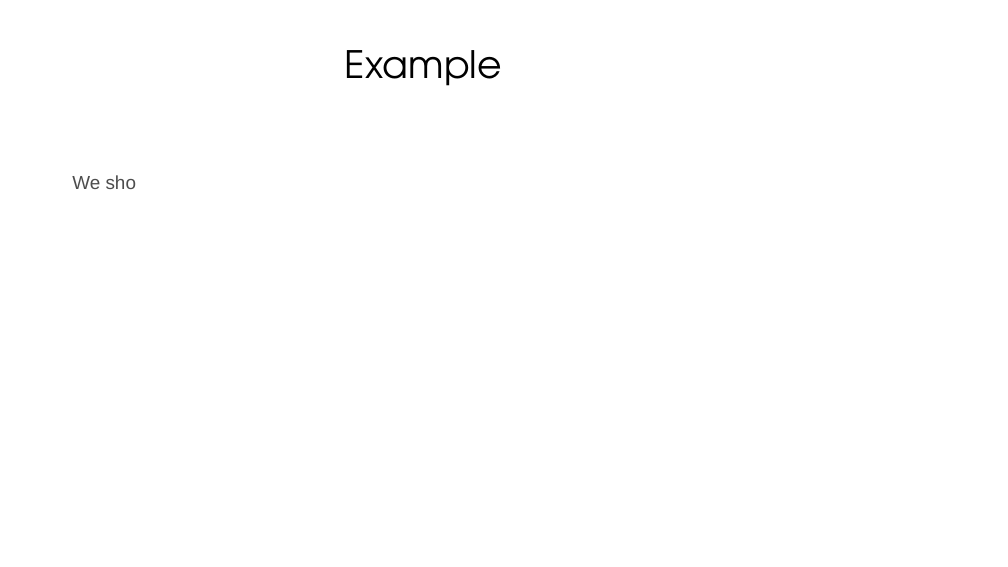
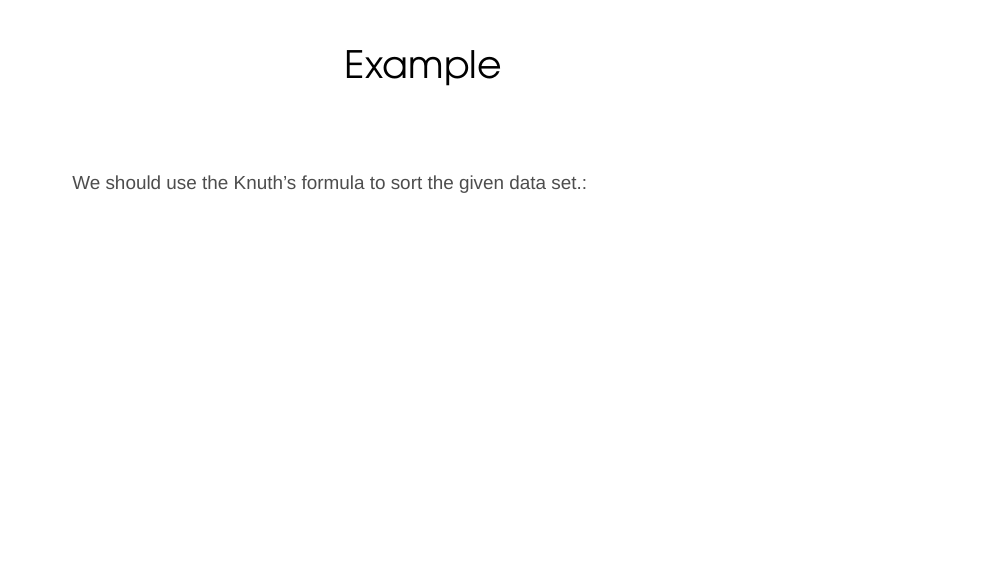
Before and after one commit to praash47/dsa, a slide deck: slide 5 of double_hash_and_shell_sort.pptx. Drawn at 1008x567 pixels with LibreOffice and Linux fonts; fonts in the diff are those of the drawing; background and template pictures are left out. Boxes give left, top, right and bottom in pixels: in the first picture for what was removed or moved away, otherwise in the second. Text is boxed around its words. In the diff, an @@ line names an element or a change of style, - is before the commit and + after.

```diff
--- a/double_hash_and_shell_sort.pptx
+++ b/double_hash_and_shell_sort.pptx
@@ text at box(72, 175, 587, 193): text changed @@
-We sho
+We should use the Knuth’s formula to sort the given data set.:
```
Also in this commit, not shown: 1 other slide changed.
